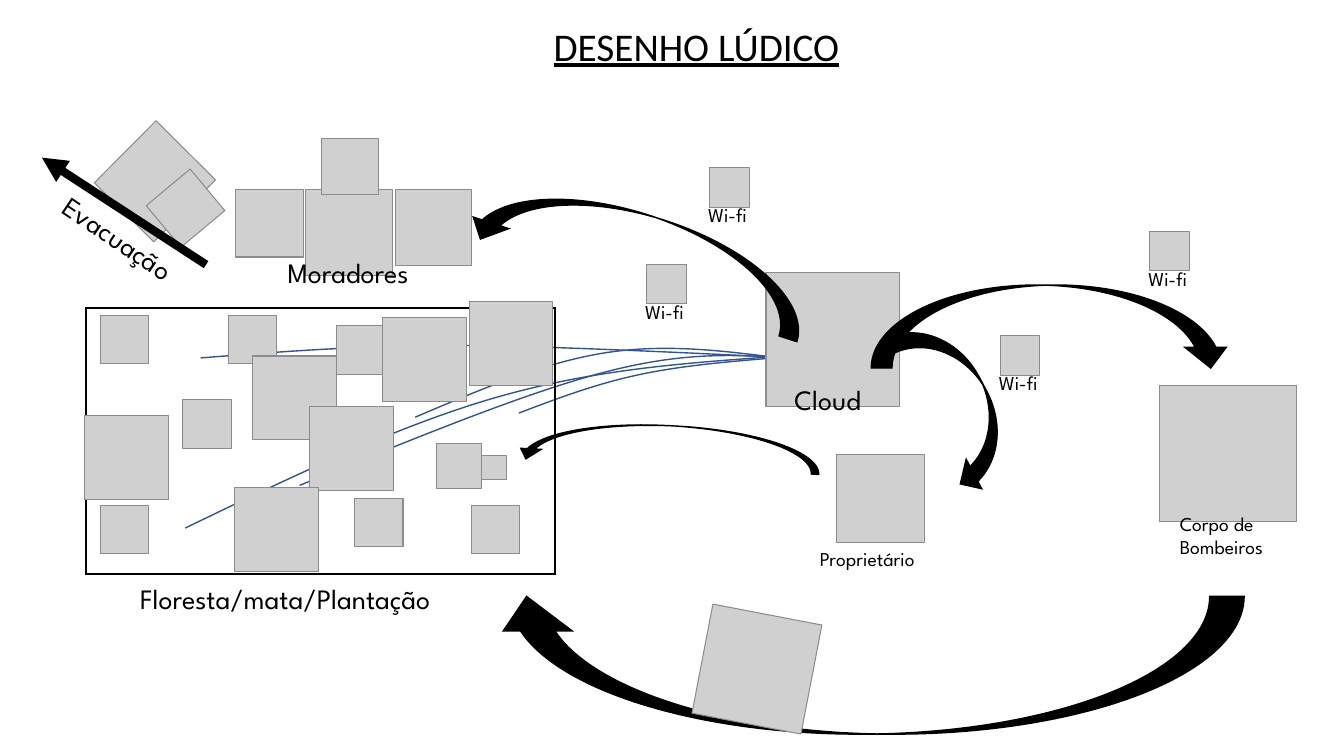
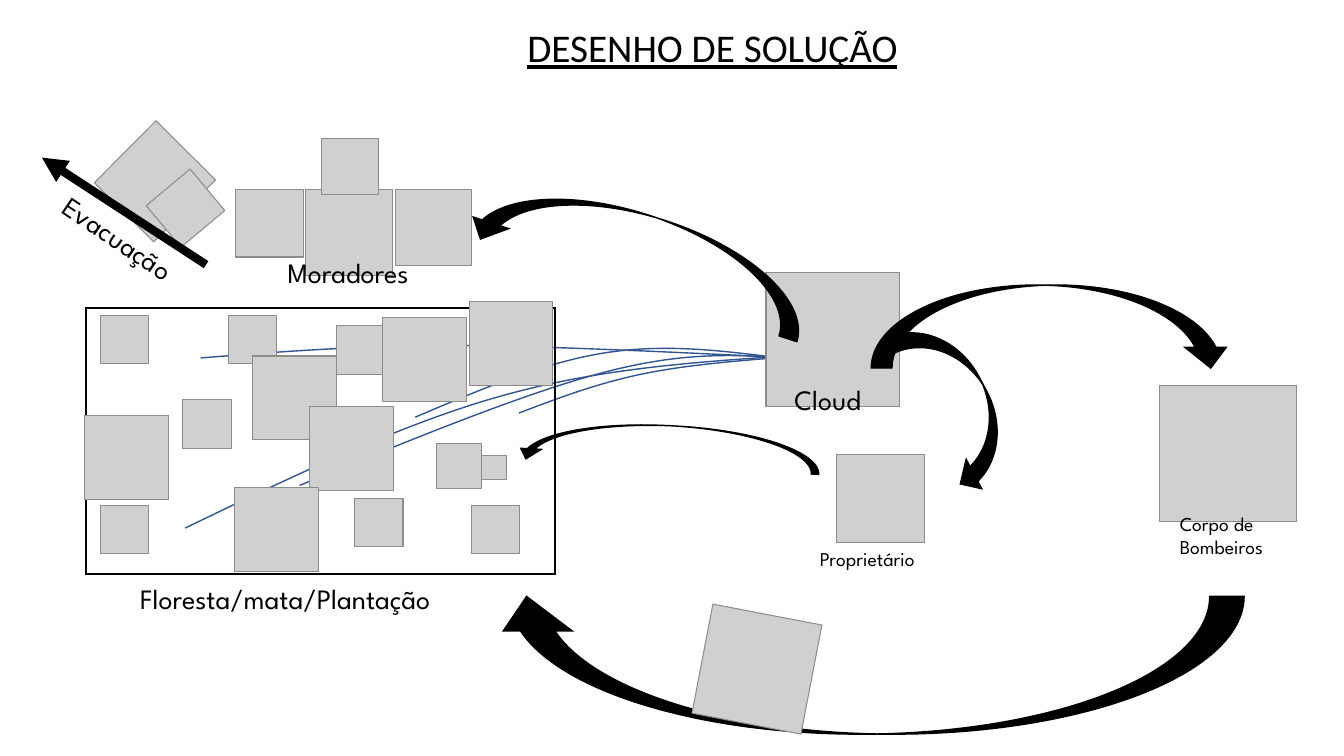
Before and after one commit to BandTec/sdpiar, a slide deck: slide 1 of documentacao/Tecnologia da Informação/Lúdico.HLD.LLD.pptx. Drawn at 1344x756 pixels with LibreOffice and Linux fonts; fonts in the diff are those of the drawing; grey boxes stand for pictures; background and template pictures are left out. Boxes give left, top, right and bottom in pixels: in the first picture for what was removed or moved away, otherwise in the second. Text is boxed around its words. In the diff, an @@ line names an element or a change of style, - is before the commit and + after.

```diff
--- a/documentacao/Tecnologia da Informação/Lúdico.HLD.LLD.pptx
+++ b/documentacao/Tecnologia da Informação/Lúdico.HLD.LLD.pptx
@@ text at box(527, 30, 898, 69): text changed @@
-DESENHO LÚDICO
+DESENHO DE SOLUÇÃO
@@ picture removed at box(710, 167, 749, 207) @@
@@ text removed at box(708, 202, 747, 222) @@
-Wi-fi
@@ picture removed at box(1150, 231, 1190, 270) @@
@@ picture removed at box(646, 264, 686, 303) @@
@@ text removed at box(1148, 266, 1187, 286) @@
-Wi-fi
@@ text removed at box(645, 299, 684, 319) @@
-Wi-fi
@@ picture removed at box(1000, 336, 1040, 375) @@
@@ text removed at box(999, 370, 1038, 390) @@
-Wi-fi
```
Also in this commit, not shown: 2 other slides changed, 2 slides removed, 3 other files.
